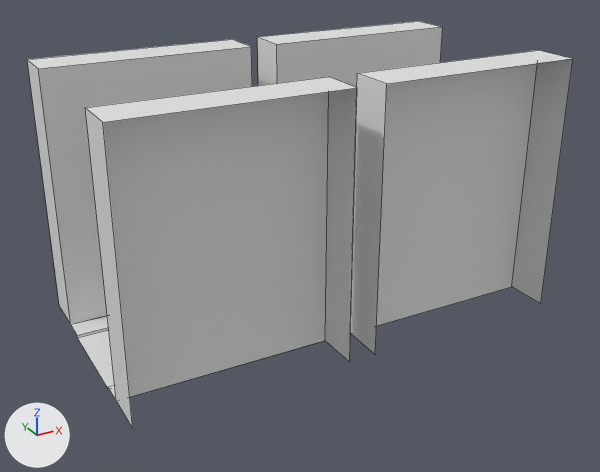
Renders of the Blender file src/wbcity/straight.blend from each side of a commit.
One viewpoint serves both versions: a 50 mm lens placed at (-0.99, -4.45, 2.76), pointed at (1.41, -0.09, 0.58). Every picture has the same lights, and +X, +Y and +Z are marked at lower left. Mesh edges are drawn as thin lines.

Objects in the first picture: 'Master_straight'.
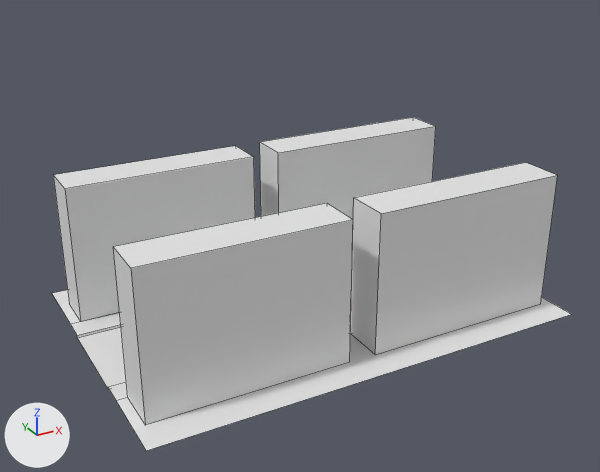
Changed parts and their boxes (x1, y1, x2, y2) in the pictures (600 x 472 px):
'Master_straight', reshaped (18% shorter): before (27, 21, 573, 428); after (52, 117, 571, 451)

Edits to the bpy script that builds the scene:
```text
Change me_plane_001:
    used by ob_master_straight; location = (0.0, 0.0, 0.0); scale = (0.5, 0.5, 0.5)
    remove me_plane_001.from_pydata(...)  # 42 vertices, 21 faces; spans x 0.0..6.0, y -1.58..1.58, z 0.0..3.42
    add me_plane_001.from_pydata(...)  # 48 vertices, 27 faces; spans x 0.0..6.0, y -2.0..2.0, z 0.0..1.92
    me_plane_001 part 1
    16 vertices are removed from x 0.0..5.84, y -1.58..1.58, z 3.42
    16 faces are deleted
    2 vertices move from x 0.0, y -1.58..1.58, z 0.04 to x 0.0, y -2.0..2.0, z 0.04
    2 vertices are added at (6.0, 2.0, 0.04), (6.0, -2.0, 0.04)
    12 new vertices lie (0.0, 0.0, 1.88) away from vertices in x 2.73..5.84, y -1.58..1.58, z 0.04
    8 new vertices lie (-2.59, 0.0, 0.0) away from vertices in x 2.73, y -1.58..1.58, z 0.04..1.92
    22 new faces join them
```
